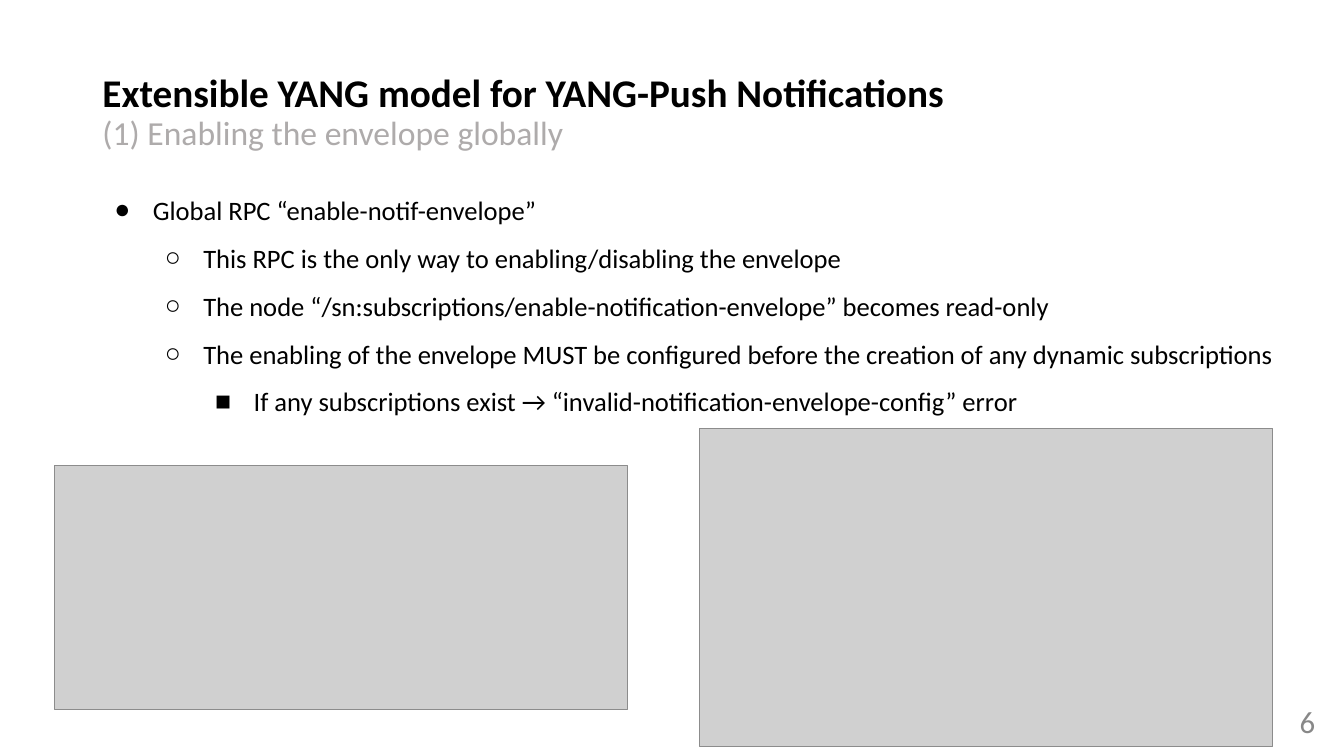
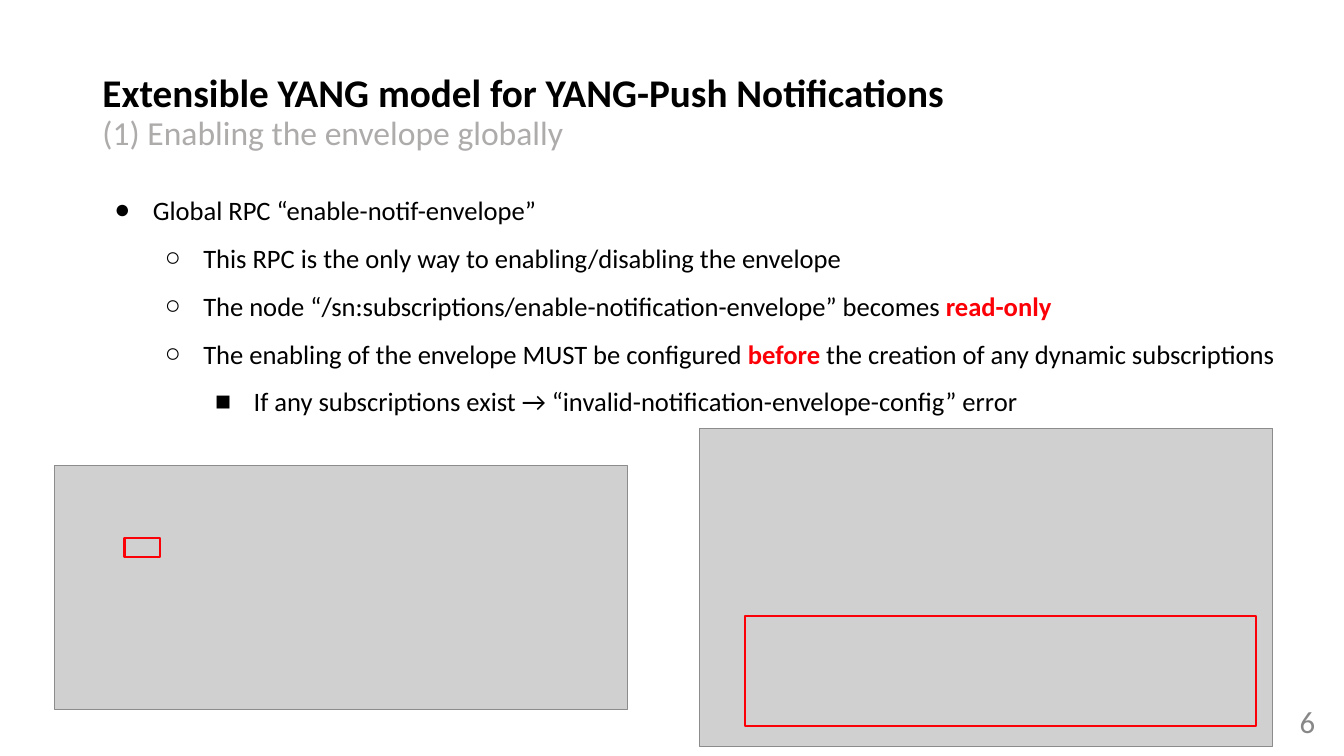
Before and after one commit to network-analytics/ietf-network-analytics-document-status, a slide deck: slide 6 of 122/NETCONF/netconf-nmop-interim-draft-netana-netconf-notif-envelope-02.pptx. Drawn at 1344x756 pixels with LibreOffice and Linux fonts; fonts in the diff are those of the drawing; grey boxes stand for pictures. Boxes give left, top, right and bottom in pixels: in the first picture for what was removed or moved away, otherwise in the second. Text is boxed around its words. In the diff, an @@ line names an element or a change of style, - is before the commit and + after.

Commit message:
notif-envelope

```diff
--- a/122/NETCONF/netconf-nmop-interim-draft-netana-netconf-notif-envelope-02.pptx
+++ b/122/NETCONF/netconf-nmop-interim-draft-netana-netconf-notif-envelope-02.pptx
@@ text at bbox=[203, 297, 1274, 369]: text colour #000000 to #FB0007, bold on in "read-only", "before" @@
@@ rectangle added at bbox=[125, 538, 160, 558], outline #FB0007 1.5 pt @@
@@ rectangle added at bbox=[745, 616, 1256, 726], outline #FB0007 1.5 pt @@
```
Also in this commit, not shown: 8 other slides changed, 2 slides added, 1 other file.
